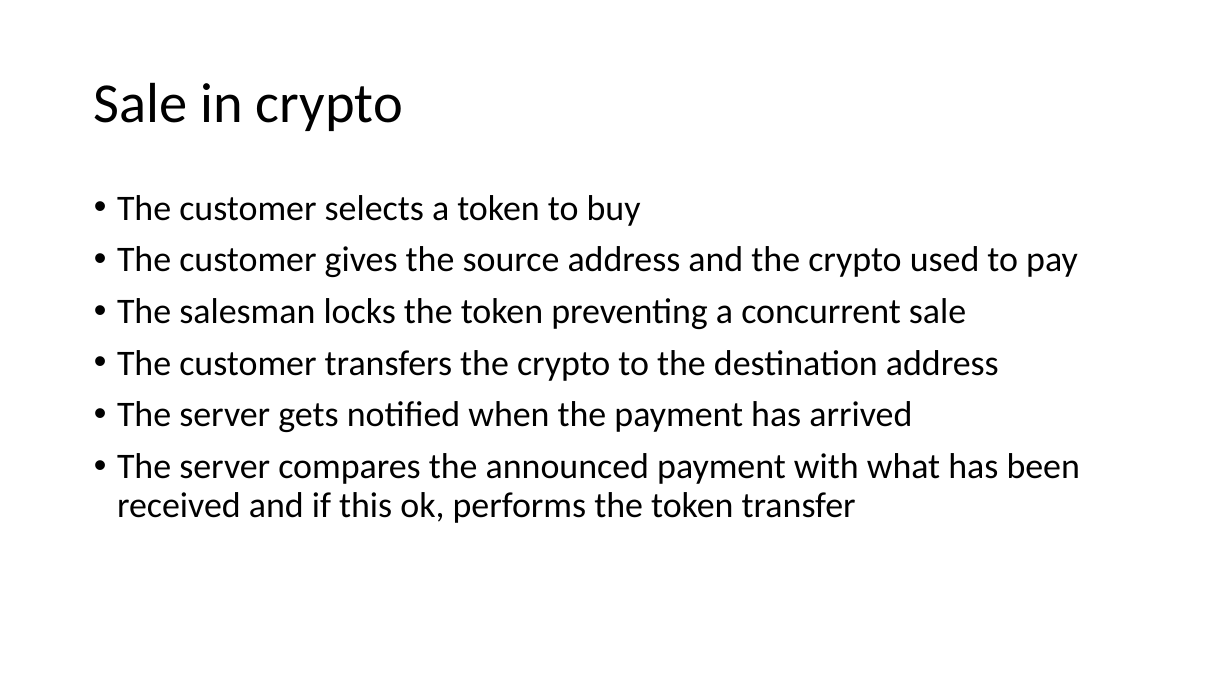
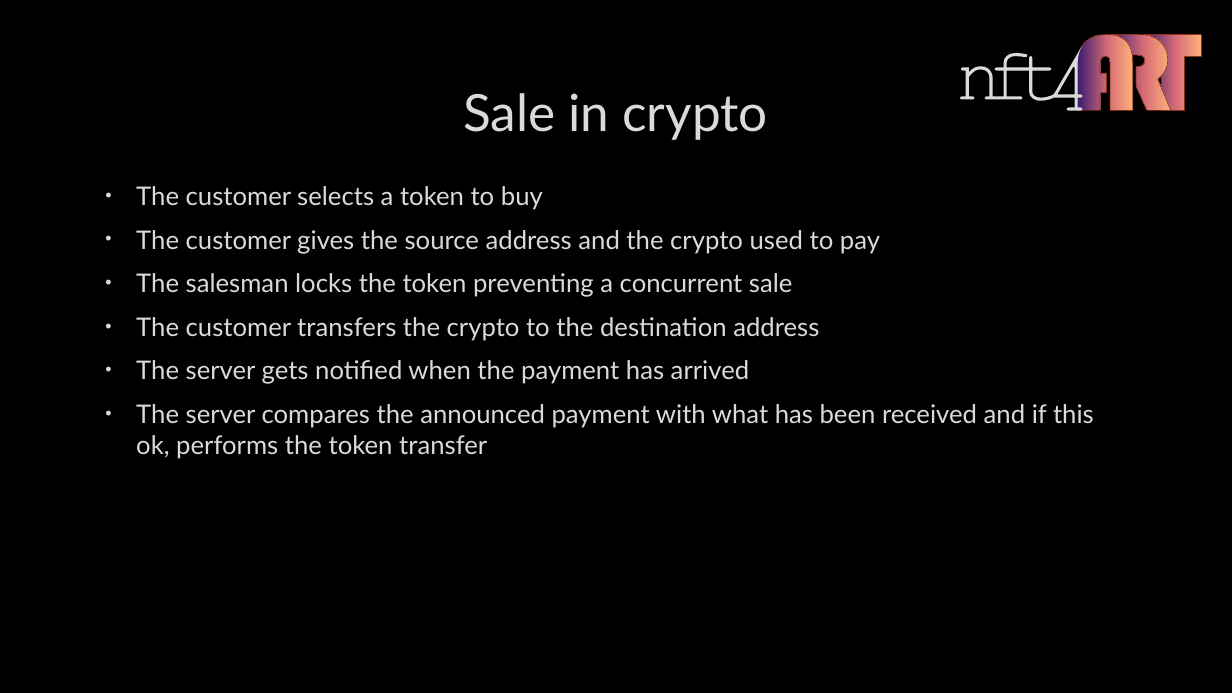
Before and after one commit to PhilippeMeyer/nft4Art, a slide deck: slide 5 of specs.pptx (slide 4 before the commit). Drawn at 1232x693 pixels with LibreOffice and Linux fonts; fonts in the diff are those of the drawing; background and template pictures are left out. Boxes give left, top, right and bottom in pixels: in the first picture for what was removed or moved away, otherwise in the second. Text is boxed around its words. In the diff, an @@ line names an element or a change of style, - is before the commit and + after.

```diff
--- a/specs.pptx
+++ b/specs.pptx
@@ background #FFFFFF to picture (left out) @@
@@ group added at <box>960,34,1202,111</box>: 5 freeform shapes @@
@@ title "Sale in crypto": place and size @@
-title "Sale in crypto" at <box>94,82,403,131</box>
+title "Sale in crypto" at <box>463,93,767,140</box>
@@ title "Sale in crypto" at <box>463,93,767,140</box>: size 44 to 40 pt, font Calibri to Lato, text colour #000000 to #DADADA, letter outline none to #404040 0.75 pt; alignment left to centre; line spacing 0.9 to 1 @@
@@ text "The customer selects a token ...": place and size @@
-text "The customer selects a token ..." at <box>117,195,1080,523</box>
+text "The customer selects a token ..." at <box>136,186,1094,459</box>
@@ text "The customer selects a token ..." at <box>136,186,1094,459</box>: size 28 to 20 pt, font Calibri to Lato, text colour #000000 to #DADADA, letter outline none to #404040 0.75 pt; indent changed; line spacing 0.9 to 1 @@
```
Also in this commit, not shown: 10 other slides changed, 3 slides added, 2 slides removed.
